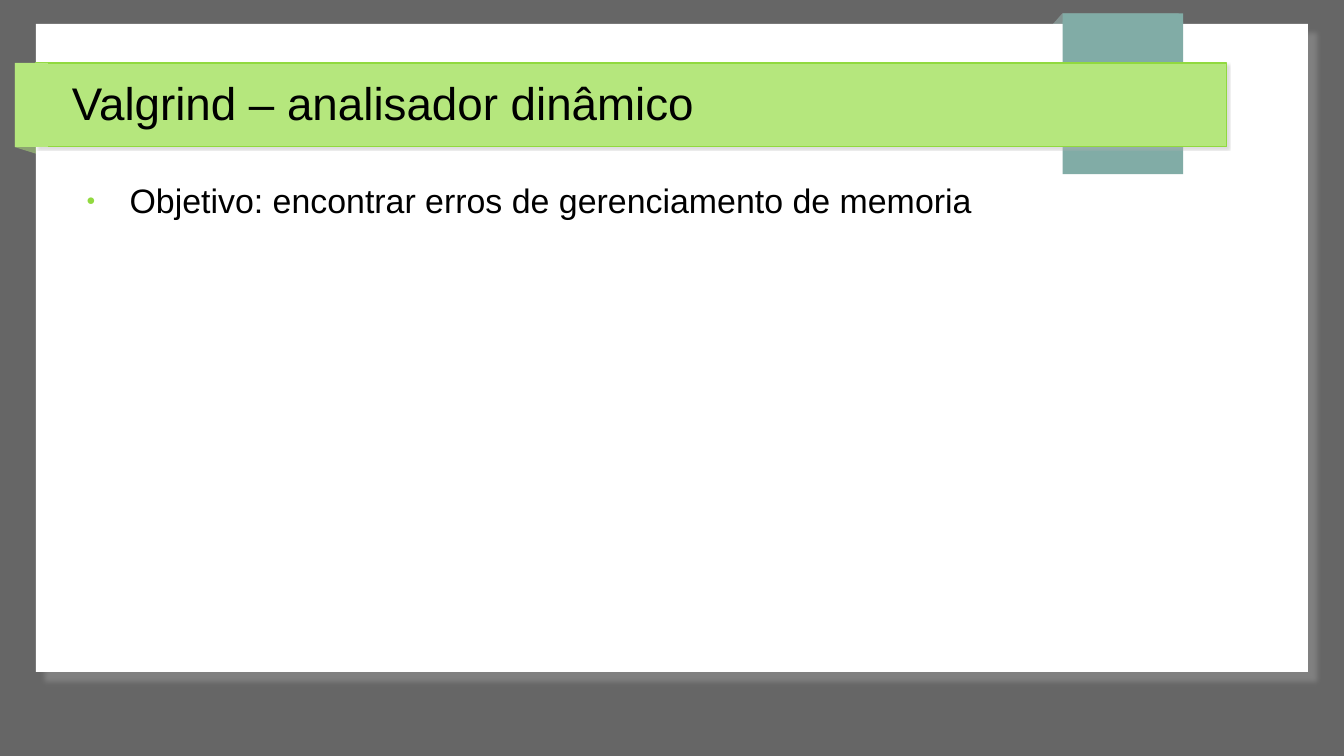
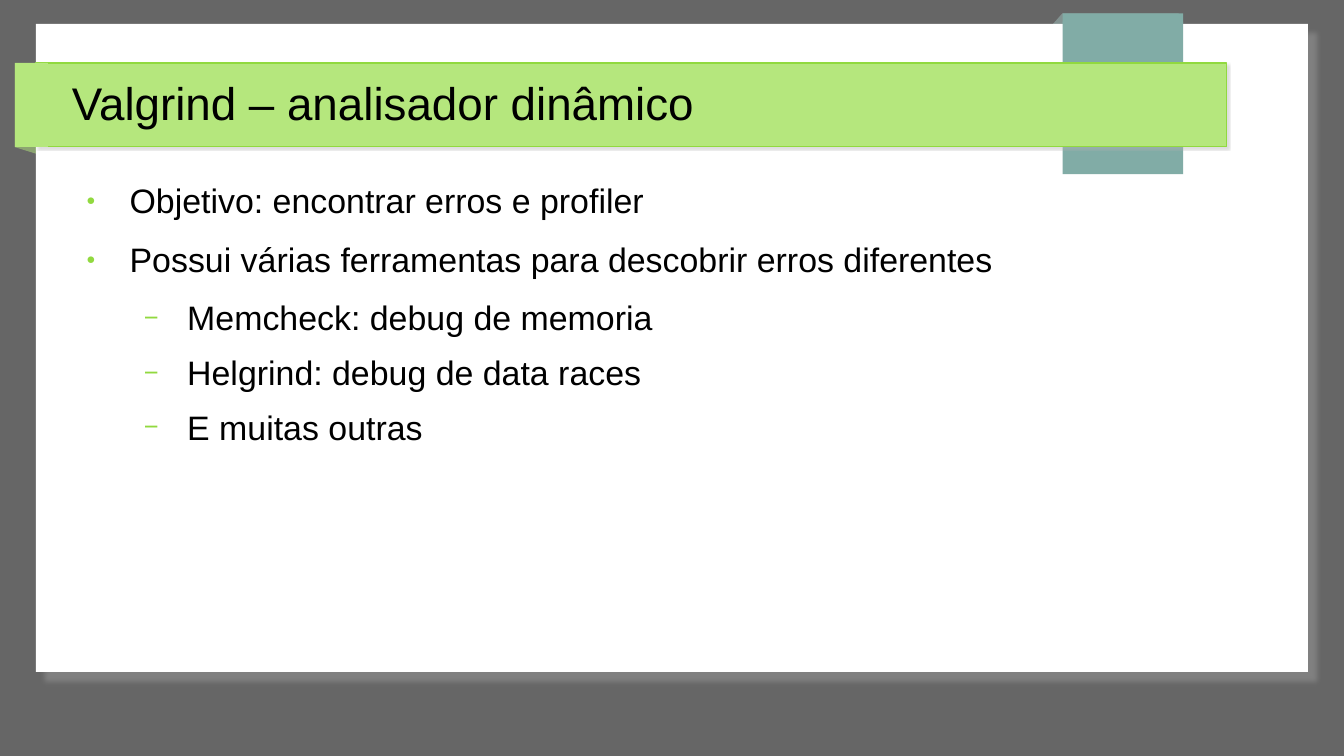
Before and after one commit to jpantonow/SB-T1-ANALISADORES, a slide deck: slide 17 of Slides.odp. Drawn at 1344x756 pixels with LibreOffice and Linux fonts; fonts in the diff are those of the drawing. Boxes give left, top, right and bottom in pixels: in the first picture for what was removed or moved away, otherwise in the second. Text is boxed around its words. In the diff, an @@ line names an element or a change of style, - is before the commit and + after.

Commit message:
mais slides valgrind

```diff
--- a/Slides.odp
+++ b/Slides.odp
@@ text at (130, 188, 992, 441): text changed @@
-● Objetivo: encontrar erros de gerenciamento de memoria
+● Objetivo: encontrar erros e profiler
+● Possui várias ferramentas para descobrir erros diferentes
+  − Memcheck: debug de memoria
+  − Helgrind: debug de data races
+  − E muitas outras
```
Also in this commit, not shown: 2 slides added.
